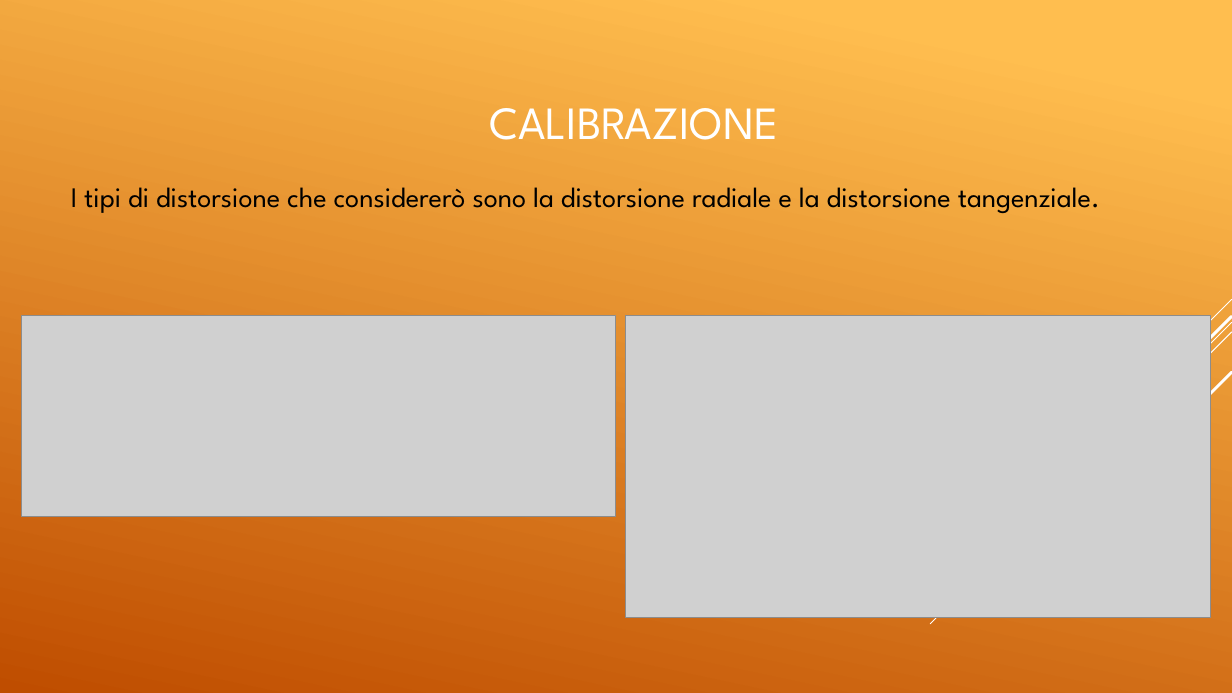
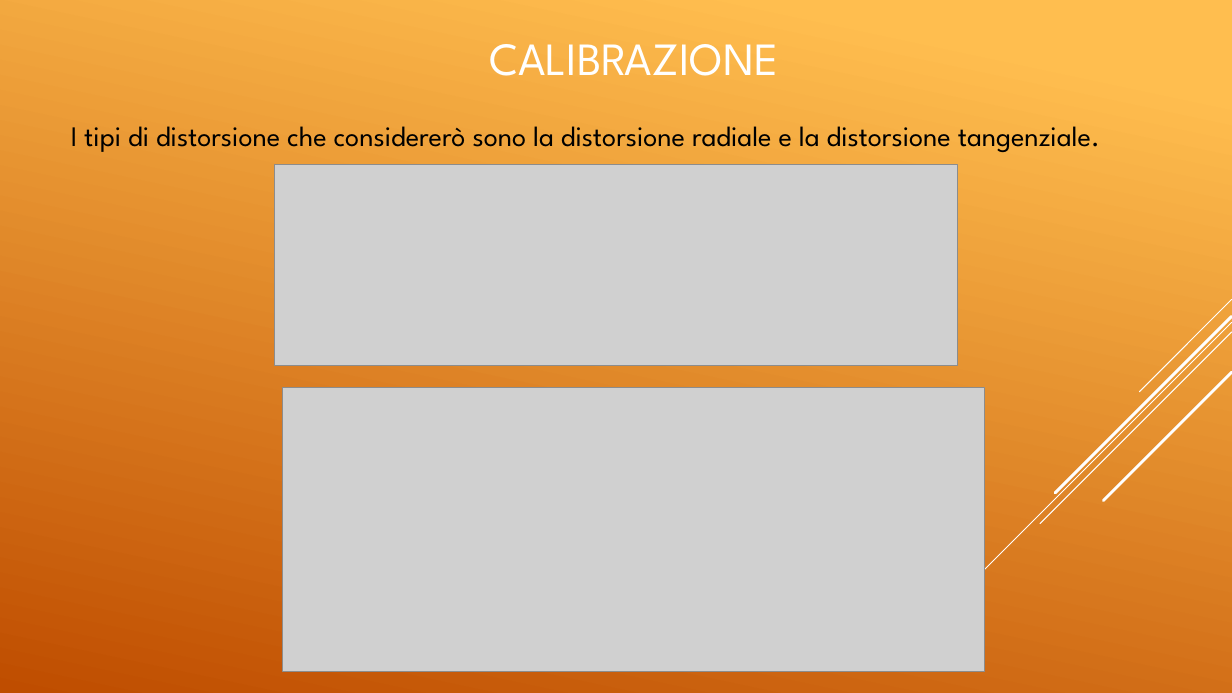
Before and after one commit to elvisdukaj/presentazione, a slide deck: slide 10 of presentazione/Tesina Elvis.pptx. Drawn at 1232x693 pixels with LibreOffice and Linux fonts; fonts in the diff are those of the drawing; grey boxes stand for pictures. Boxes give left, top, right and bottom in pixels: in the first picture for what was removed or moved away, otherwise in the second. Text is boxed around its words. In the diff, an @@ line names an element or a change of style, - is before the commit and + after.

```diff
--- a/presentazione/Tesina Elvis.pptx
+++ b/presentazione/Tesina Elvis.pptx
@@ title "CALIBRAZIONE": place and size @@
-title "CALIBRAZIONE" at box(489, 108, 778, 140)
+title "CALIBRAZIONE" at box(489, 44, 778, 76)
@@ text "I tipi di distorsione che ...": place and size @@
-text "I tipi di distorsione che ..." at box(71, 187, 1100, 213)
+text "I tipi di distorsione che ..." at box(71, 126, 1100, 152)
@@ picture: place and size @@
-picture at box(21, 315, 616, 517)
+picture at box(274, 165, 958, 366)
@@ picture: place and size @@
-picture at box(626, 315, 1211, 617)
+picture at box(283, 387, 985, 672)
```
Also in this commit, not shown: 26 other slides changed.
